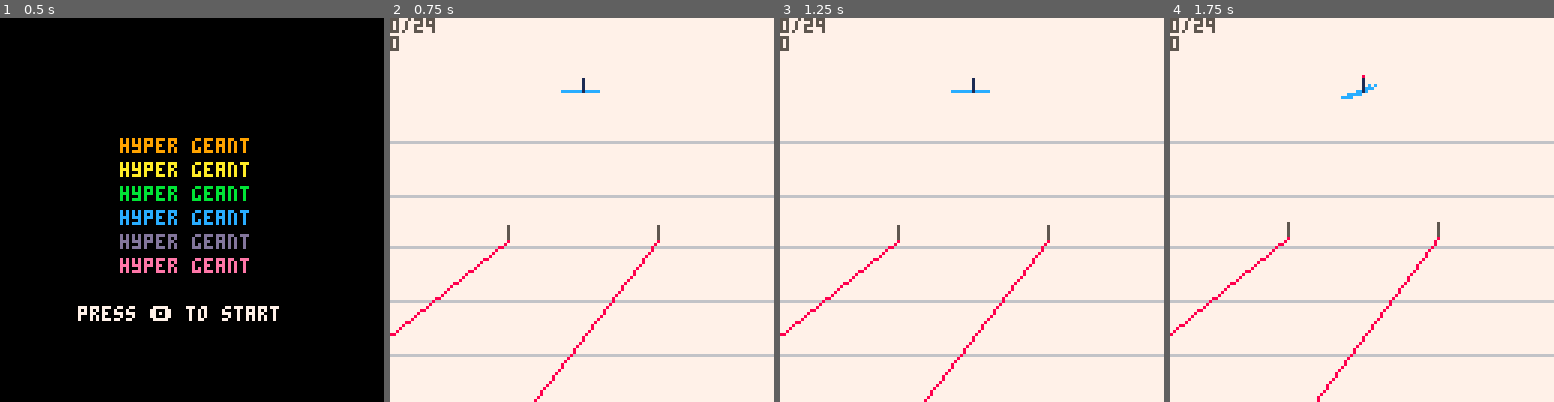
Above: before the commit, frames 1-4 (left to right).
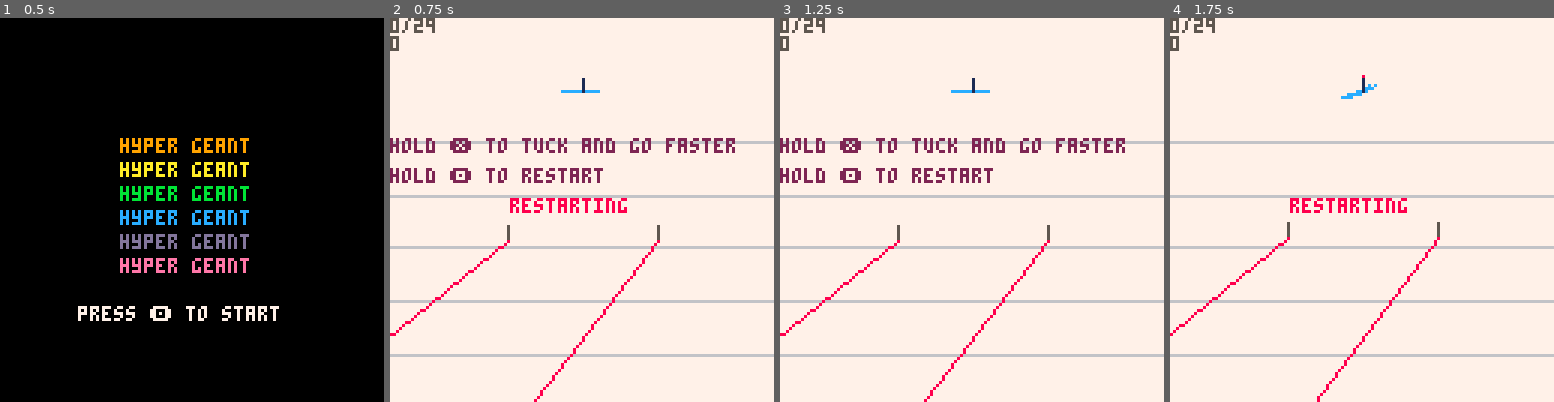
Above: after the commit, the same moments.

Repository: DoubleSec/hyper-geant
Game: PICO-8 cartridge maptest.p8
Two runs of this game, one before a commit and one after it. Both use one fixed random seed, a clock stepped at 60 frames per second and the inputs below.
Inputs:
- Up to frame 1 (0.5 s): tap X (X key) at 0.33 s
- Up to frame 2 (0.75 s): tap O (Z key) at 0.7 s
- Up to frame 3 (1.25 s): tap X (X key) at 1.07 s
- Up to frame 4 (1.75 s): hold Right from 1.6 s (still down); tap O (Z key) at 1.7 s

Frame 1 is identical in both runs. In frame 2, 2.8% of the frame differs, in the area x 0-90%, y 31-51%; in frame 3, 2.3%; in frame 4, 0.6%.

Commit message:
Allowed reset, added gitignore

Diff:
--- a/downhill.lua
+++ b/downhill.lua
@@ -107,6 +107,10 @@
    print(flr(t * 100) / 100, c)
   end
 
+  if player.vx == 0 and player.vy == 0 then
+   print('hold \151 to tuck and go faster', 0, 40, 2)
+   print('hold \142 to restart', 0, 50, 2)
+  end
 
  end,
 
--- a/states.lua
+++ b/states.lua
@@ -105,6 +105,8 @@
 
  name = "game",
 
+ restart_count = 0,
+
  new = function(self, init_table)
 
   -- create the new instance
@@ -131,6 +133,17 @@
 
  update = function(self, sm)
 
+  -- listen for control
+  if btn(4) then
+   self.restart_count = self.restart_count + 1
+
+   if self.restart_count > 90 then
+    sm:switch(game_state)
+   end
+  else
+   self.restart_count = 0
+  end
+
   self.objs.p1:update(self.objs.ter)
   self.objs.course:update(self.objs.p1)
 
@@ -147,6 +160,12 @@
   self.objs.course:draw(self.objs.p1)
   self.objs.p1:draw()
 
+  -- print restarting message
+  if btn(4) then
+   print('restarting', 40, 60, 8)
+   cursor()
+  end
+
  end,
 
  del = function(self, store_table)
Not shown, added: .gitignore
